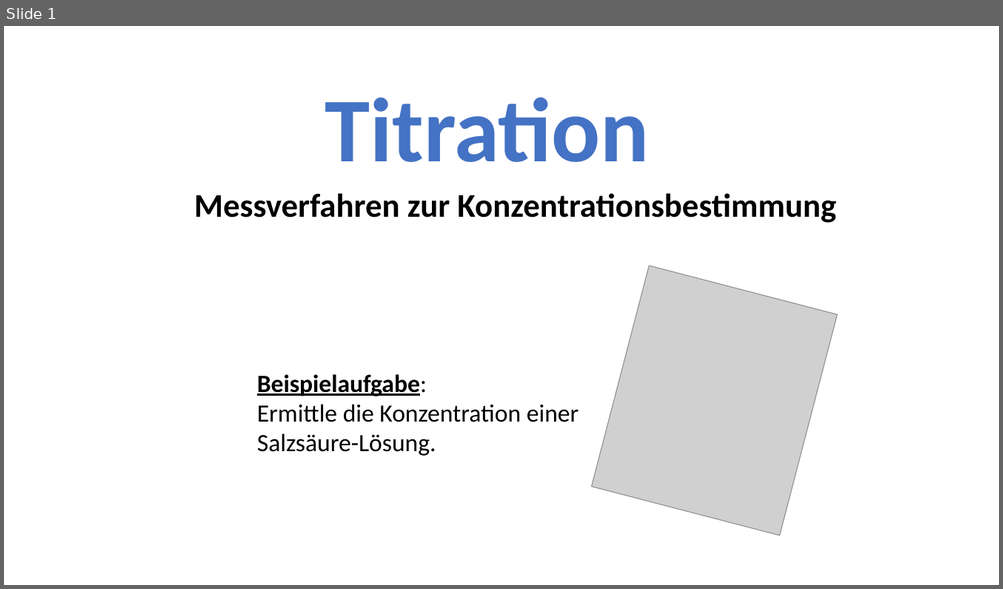
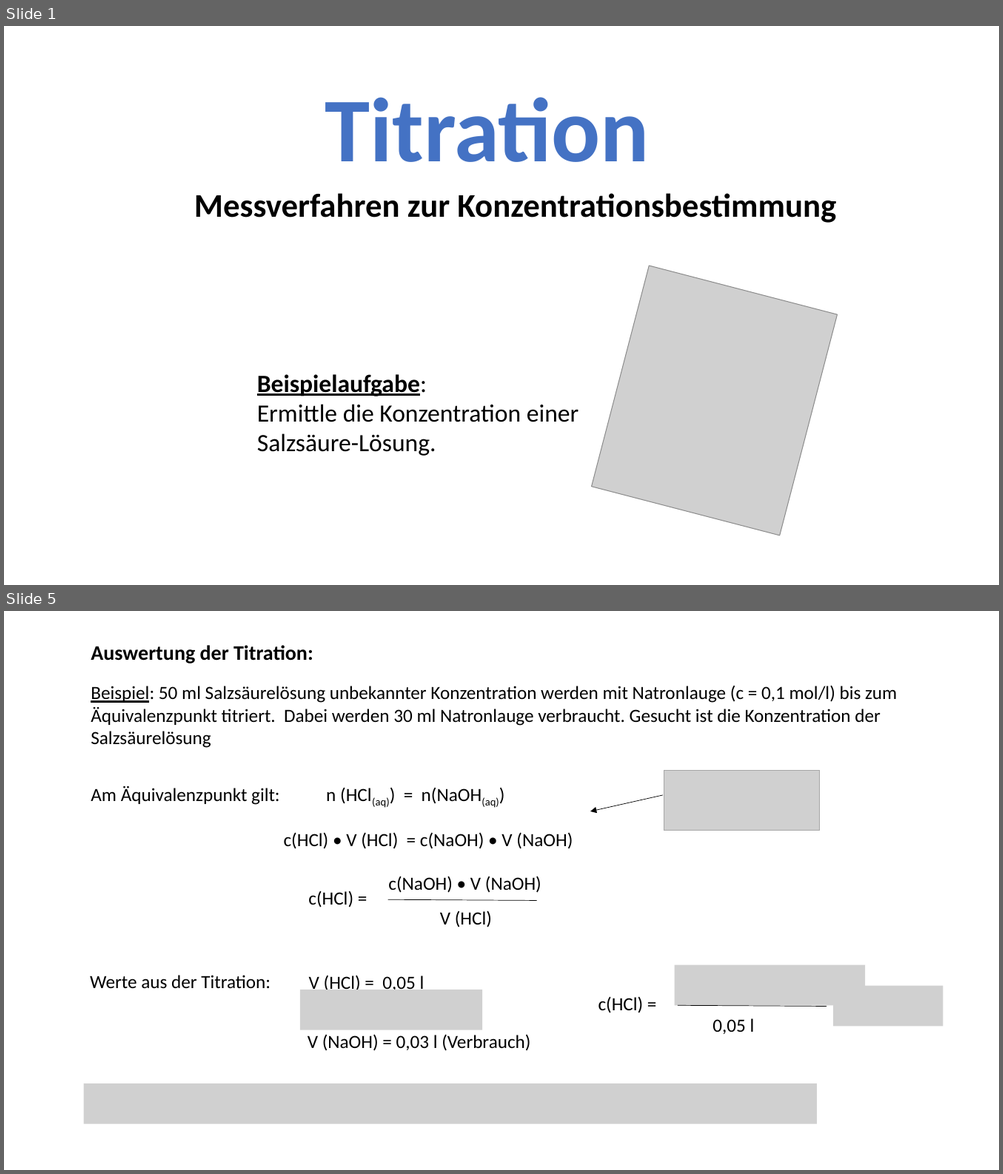
Before and after one commit to sicschu218/schule_aktuell_2, a slide deck: Chemie/KS1_2/Säuren_Basen/3_Titration.pptx. Shown one above the other, each under a label of ours: slide 1 before the commit, slides 1 and 5 after it; the slides between them are not shown. The pictures are 1003x589 and 1003x1174 pixels, drawn with LibreOffice and Linux fonts; fonts in the diff are those of the drawing; grey boxes stand for pictures. Boxes give left, top, right and bottom in pixels: in the first picture for what was removed or moved away, otherwise in the second. Text is boxed around its words. In the diff, an @@ line names an element or a change of style, - is before the commit and + after.

```diff
--- a/Chemie/KS1_2/Säuren_Basen/3_Titration.pptx
+++ b/Chemie/KS1_2/Säuren_Basen/3_Titration.pptx
@@ slide 5 added at <box>4,611,999,1170</box>, background #FFFFFF @@
@@ text added at <box>91,645,313,664</box>, 20 pt, text #000000, bold @@
+Auswertung der Titration:
@@ text added at <box>91,685,896,748</box>, 18 pt, text #000000 @@
+Beispiel: 50 ml Salzsäurelösung unbekannter Konzentration werden mit Natronlauge (c = 0,1 mol/l) bis zum Äquivalenzpunkt titriert. Dabei werden 30 ml Natronlauge verbraucht. Gesucht ist die Konzentration der Salzsäurelösung
@@ text added at <box>91,786,498,808</box>, 18 pt, text #000000 @@
+Am Äquivalenzpunkt gilt: n (HCl(aq)) = n(NaOH(aq))
@@ picture added at <box>663,770,819,830</box> @@
@@ arrow added from (663, 795) to (590, 812), #000000 0.5 pt @@
@@ text added at <box>284,832,572,849</box>, 18 pt, text #000000 @@
+c(HCl) • V (HCl) = c(NaOH) • V (NaOH)
@@ group added at <box>308,876,541,928</box>: 3 texts, 1 line @@
+c(HCl) =
+c(NaOH) • V (NaOH)
+V (HCl)
@@ text added at <box>90,975,270,989</box>, 18 pt, text #000000 @@
+Werte aus der Titration:
@@ text added at <box>309,974,424,994</box>, 18 pt, text #000000 @@
+V (HCl) = 0,05 l
@@ picture added at <box>833,985,942,1026</box> @@
@@ picture added at <box>300,990,482,1031</box> @@
@@ group added at <box>598,965,865,1034</box>: 2 texts, 1 picture, 1 line @@
+c(HCl) =
+0,05 l
@@ text added at <box>307,1034,530,1051</box>, 18 pt, text #000000 @@
+V (NaOH) = 0,03 l (Verbrauch)
@@ picture added at <box>84,1084,817,1125</box> @@
```
Also in this commit, not shown: 2 slides changed, 1 other slide added, 16 other files.
